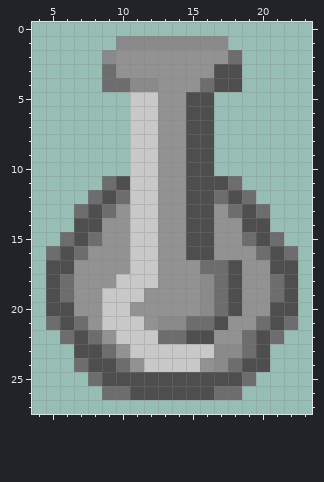
Pixel-art sprite -- res/images/tank-top.png. Above is the file before it was changed.
The file is 28x28 pixels. Shown: x 4..23, y 0..27.
And afterwards:
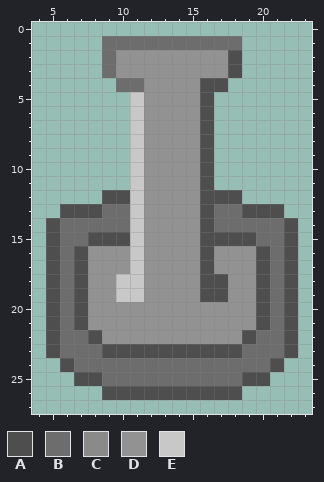
Palette (. is transparent): A #4e4e4e  B #6d6d6d  C #8a8a8a  D #929292  E #c8c8c8
Difference:
@@ x 4..23 @@
  0 ....................
- 1 ......CCCCCCCC......
- 2 .....CDDDDDDDDB.....
- 3 .....BDDDDDDDAA.....
- 4 .....BBCCDDDBAA.....
- 5 .......EEDDAA.......
- 6 .......EEDDAA.......
- 7 .......EEDDAA.......
- 8 .......EEDDAA.......
- 9 .......EEDDAA.......
-10 .......EEDDAA.......
-11 .....BAEEDDAAAB.....
-12 ....BABEEDDAABAB....
-13 ...BABDEEDDAADBAB...
-14 ...AADDEEDDAADDAA...
-15 ..BABDDEEDDAADDBAB..
-16 .BABDDDEEDDAADDDBAB.
-17 .AADDDDEEDDDBBADDAA.
-18 .ABDDDEEEDDDCBADDBA.
-19 .ABDDEEEDDDDCBADDBA.
-20 .AADDEEDDDDDCBADDAA.
-21 .BABDEEEDCCBBADDBAB.
-22 ..BABDEEEBBAADDBAB..
-23 ...AABDEEEEEECCBA...
-24 ...BAABDEEEEDCBAA...
-25 ....BAAAAAAAAAAB....
-26 .....BBAAAAAABB.....
+ 1 .....BBBBBBBBBB.....
+ 2 .....BDDDDDDDDA.....
+ 3 .....BDDDDDDDDA.....
+ 4 ......BBDDDDAA......
+ 5 .......EDDDDA.......
+ 6 .......EDDDDA.......
+ 7 .......EDDDDA.......
+ 8 .......EDDDDA.......
+ 9 .......EDDDDA.......
+10 .......EDDDDA.......
+11 .......EDDDDA.......
+12 .....AAEDDDDAAA.....
+13 ..AAABBEDDDDABBAAA..
+14 .ABBBBBEDDDDABBBBBA.
+15 .ABBAAAEDDDDAAAABBA.
+16 .ABADDDEDDDDADDDABA.
+17 .ABADDDEDDDDADDDABA.
+18 .ABADDEEDDDDAADDABA.
+19 .ABADDEEDDDDAADDABA.
+20 .ABADDDDDDDDDDDDABA.
+21 .ABADDDDDDDDDDDDABA.
+22 .ABBADDDDDDDDDDABBA.
+23 .ABBBAAAAAAAAAABBBA.
+24 ..ABBBBBBBBBBBBBBA..
+25 ...AABBBBBBBBBBAA...
+26 .....AAAAAAAAAA.....
 27 ....................
Pixel boxes of the changes (left, top, right, bottom) in both pictures:
changed: (46, 36, 298, 400)
